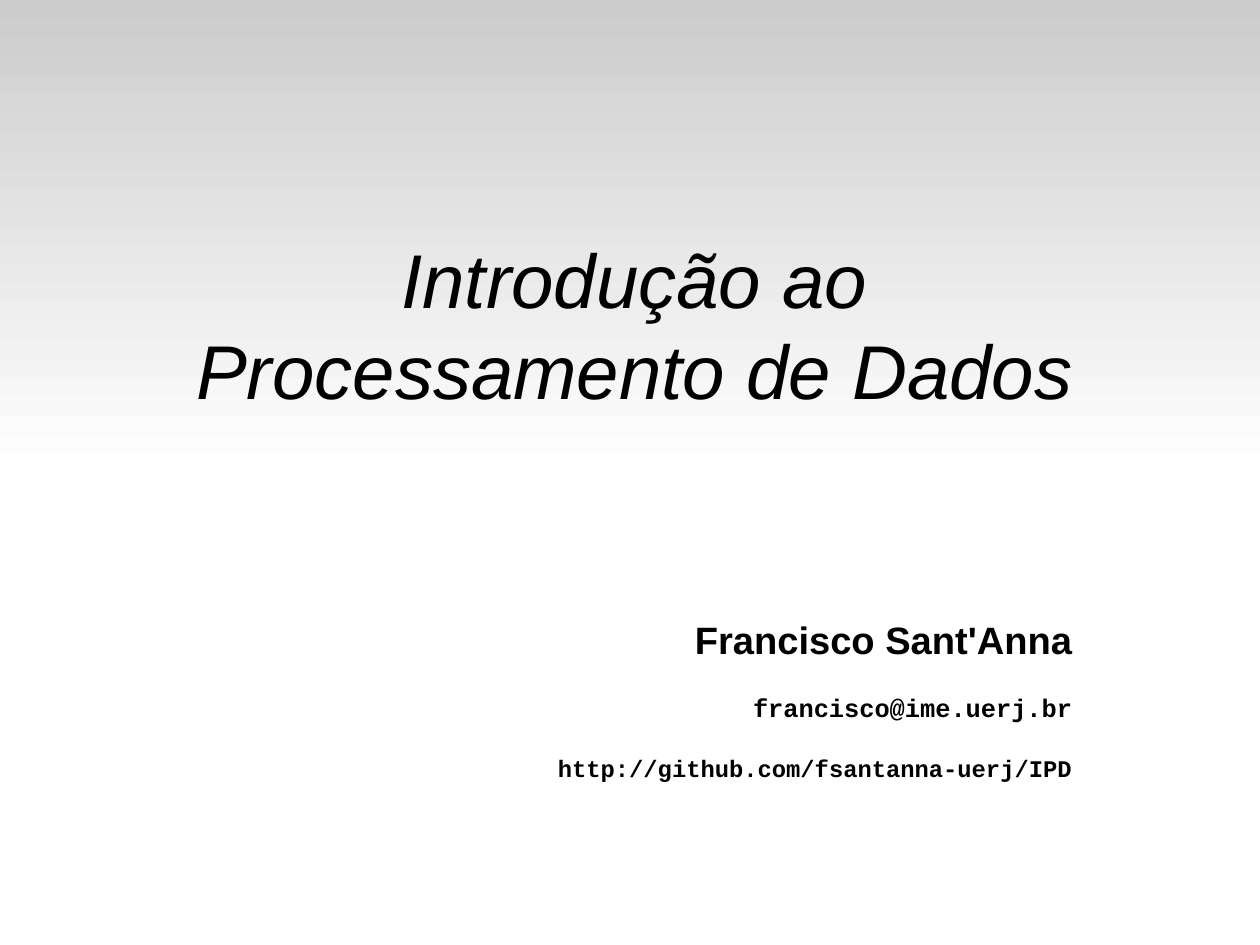
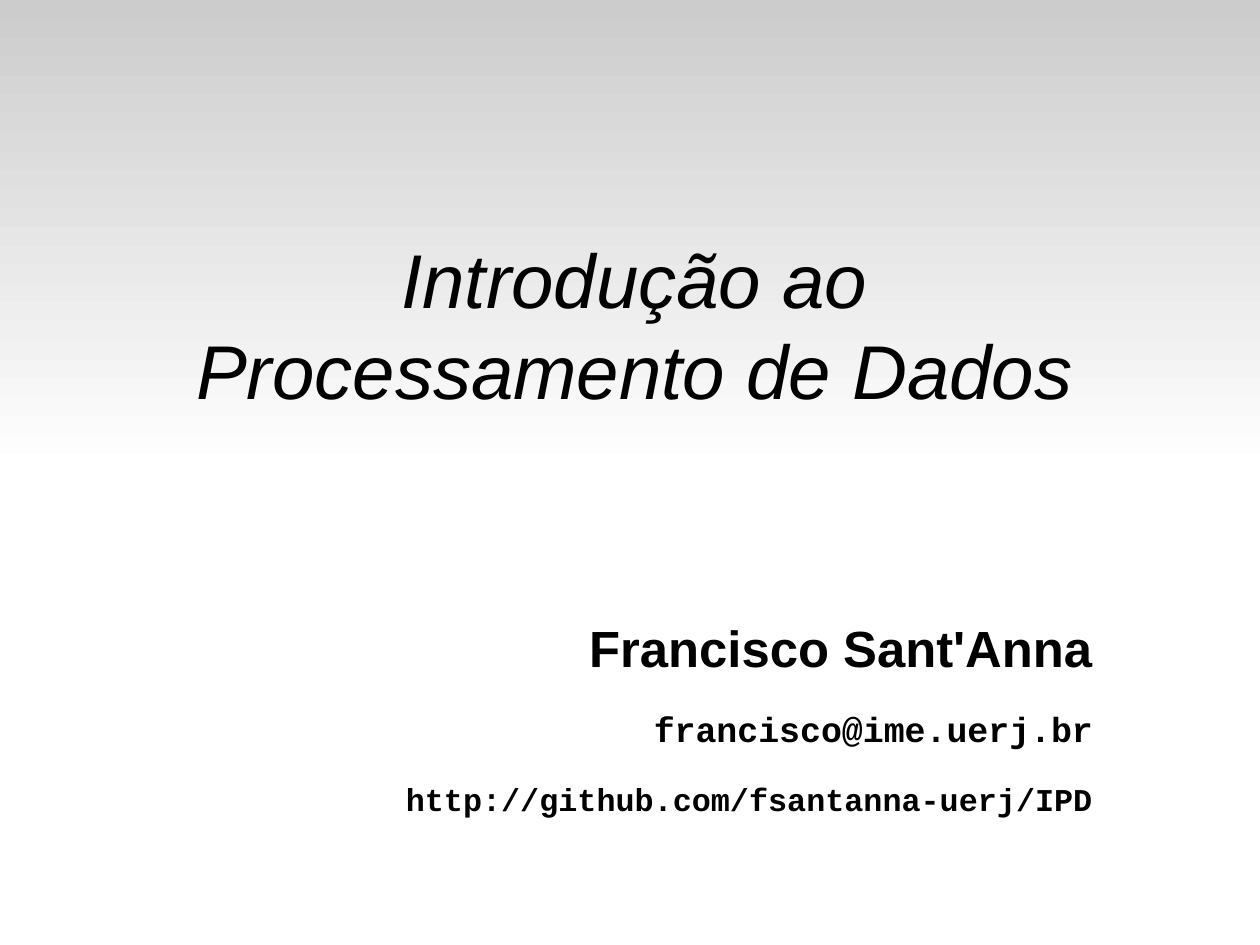
Before and after one commit to fsantanna-uerj/IPD, a slide deck: slide 1 of slides/ipd-01.odp. Drawn at 1260x945 pixels with LibreOffice and Linux fonts; fonts in the diff are those of the drawing. Boxes give left, top, right and bottom in pixels: in the first picture for what was removed or moved away, otherwise in the second. Text is boxed around its words. In the diff, an @@ line names an element or a change of style, - is before the commit and + after.

```diff
--- a/slides/ipd-01.odp
+++ b/slides/ipd-01.odp
@@ text "Francisco Sant'Anna": place and size @@
-text "Francisco Sant'Anna" at (558, 626, 1072, 782)
+text "Francisco Sant'Anna" at (406, 630, 1093, 818)
@@ text "Francisco Sant'Anna" at (406, 630, 1093, 818): size 24 to 32 pt in "Francisco Sant'Anna"; size 16 to 22 pt in "francisco@ime.uerj.br"; size 15 to 20 pt in "http://github.com/fsantanna-uerj/IPD" @@
```
Also in this commit, not shown: 12 other files.
